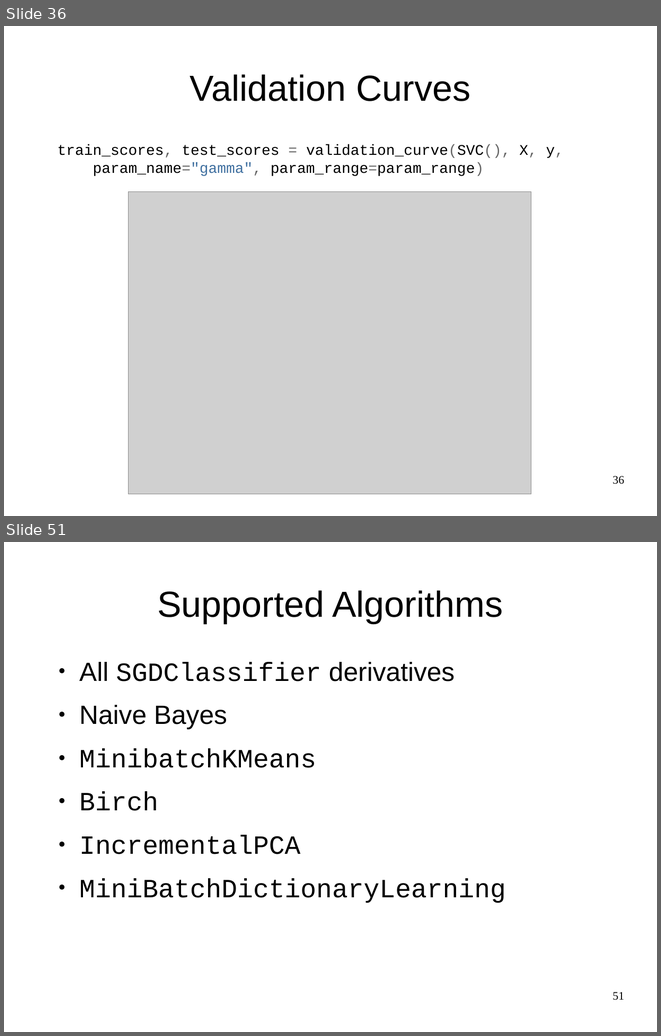
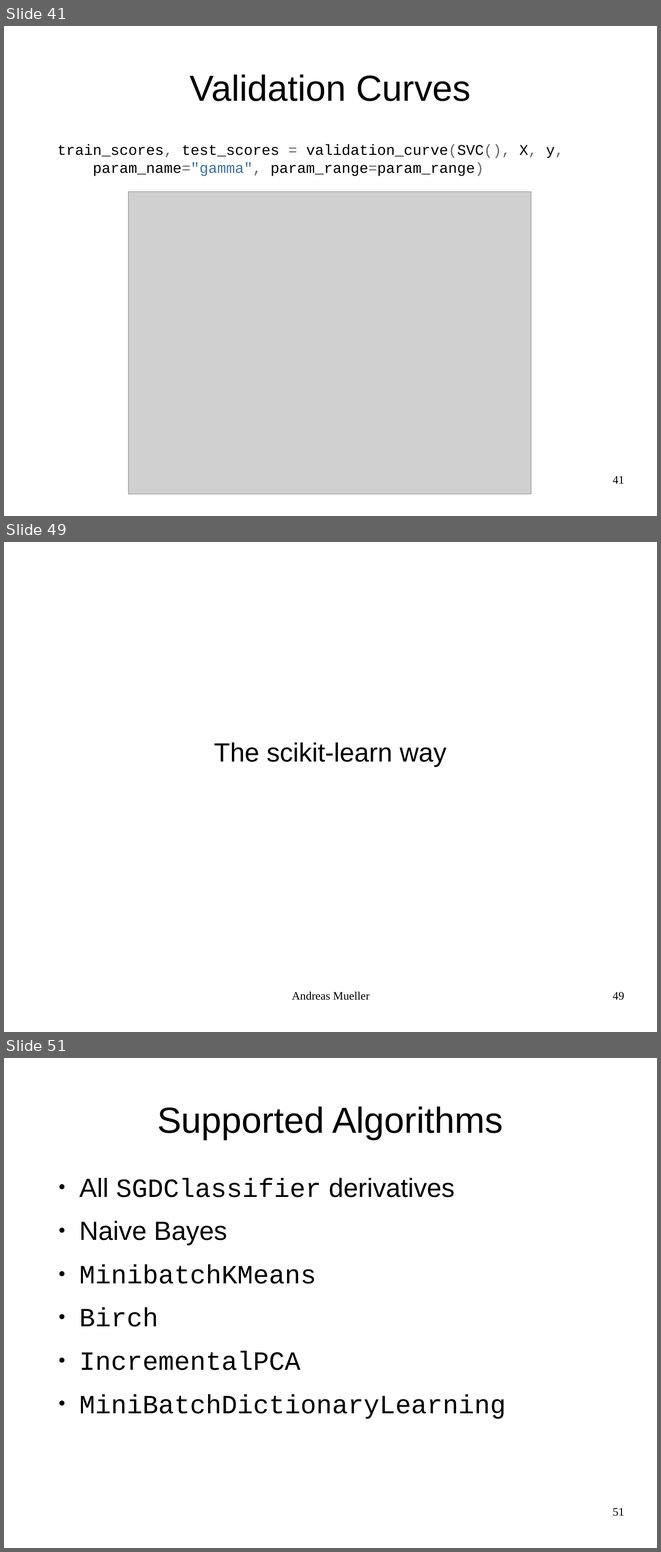
Before and after one commit to amueller/odscon-sf-2015, a slide deck: machine-learning-with-scikit-learn-odscon-SF-2015.odp. Shown one above the other, each under a label of ours: slides 36 and 51 before the commit, slides 41, 49 and 51 after it; the slides between them are not shown. The pictures are 661x1036 and 661x1552 pixels, drawn with LibreOffice and Linux fonts; fonts in the diff are those of the drawing; grey boxes stand for pictures. Boxes give left, top, right and bottom in pixels: in the first picture for what was removed or moved away, otherwise in the second. Text is boxed around its words. In the diff, an @@ line names an element or a change of style, - is before the commit and + after.

```diff
--- a/machine-learning-with-scikit-learn-odscon-SF-2015.odp
+++ b/machine-learning-with-scikit-learn-odscon-SF-2015.odp
@@ slide 49 added at bbox=[4, 542, 657, 1032], background #FFFFFF @@
@@ subtitle added at bbox=[214, 742, 447, 766], 32 pt, text #000000 @@
+The scikit-learn way
@@ text added at bbox=[292, 991, 370, 1000], 14 pt, text #000000 @@
+Andreas Mueller
@@ page number added at bbox=[612, 991, 624, 1000], 14 pt, text #000000 @@
+49
@@ what was slide 36 is now slide 41 @@
@@ page number at bbox=[612, 475, 624, 483]: text changed @@
-36
+41
```
Also in this commit, not shown: 7 slides changed, 15 other slides added, 17 slides removed, 1 other file.
